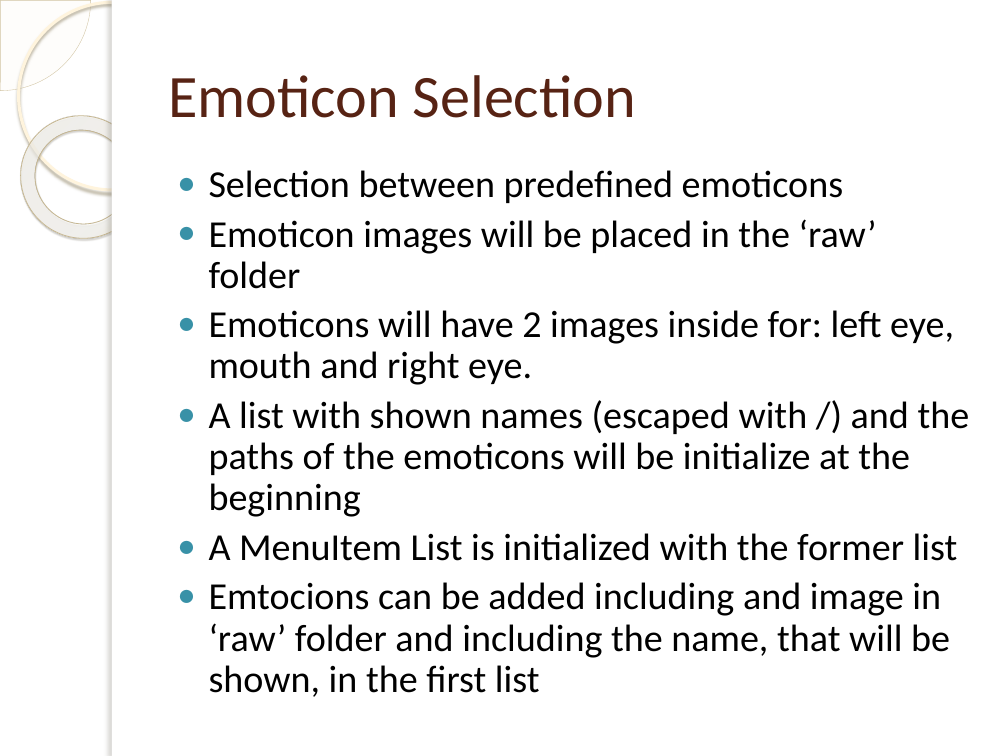
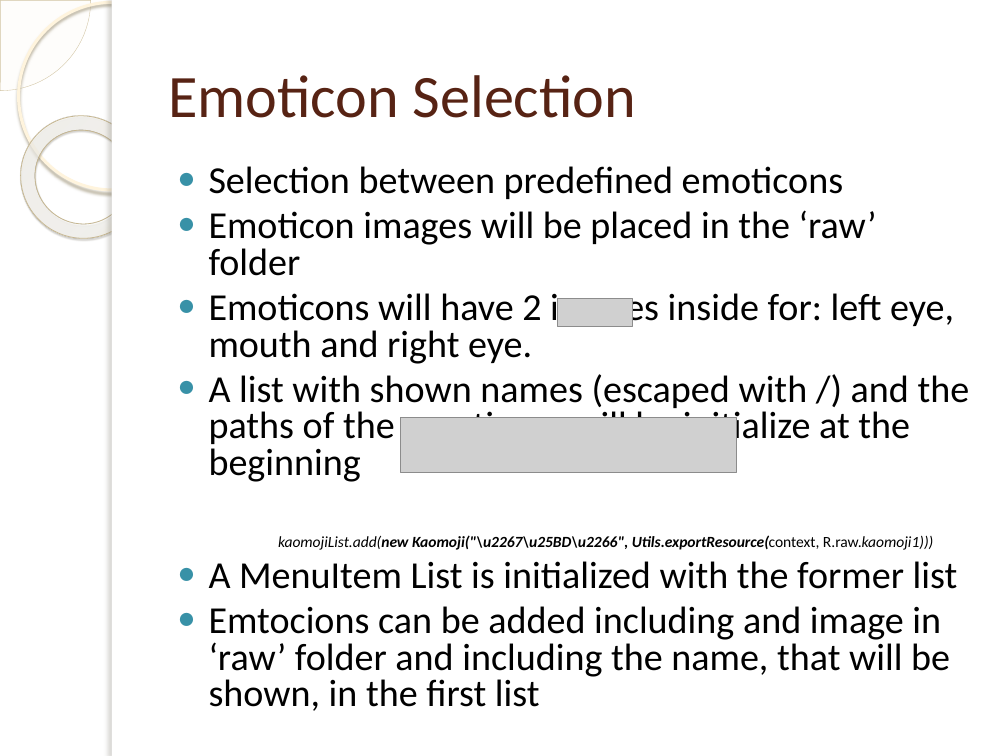
Before and after one commit to OrionGG/ivandroid, a slide deck: slide 5 of Presentacion/doc/EMOTICONIZER.pptx (slide 4 before the commit). Drawn at 1008x756 pixels with LibreOffice and Linux fonts; fonts in the diff are those of the drawing; grey boxes stand for pictures; background and template pictures are left out. Boxes give left, top, right and bottom in pixels: in the first picture for what was removed or moved away, otherwise in the second. Text is boxed around its words. In the diff, an @@ line names an element or a change of style, - is before the commit and + after.

```diff
--- a/Presentacion/doc/EMOTICONIZER.pptx
+++ b/Presentacion/doc/EMOTICONIZER.pptx
@@ text at box(209, 166, 970, 707): line spacing 0.9 to 0.8 @@
@@ picture added at box(557, 298, 632, 327) @@
@@ picture added at box(401, 417, 737, 472) @@
@@ text at box(278, 535, 933, 550): paragraph added @@
+kaomojiList.add(new Kaomoji("\u2267\u25BD\u2266", Utils.exportResource(context, R.raw.kaomoji1)))
```
Also in this commit, not shown: 4 other slides changed, 3 slides added, 1 slide removed, 4 other files.
